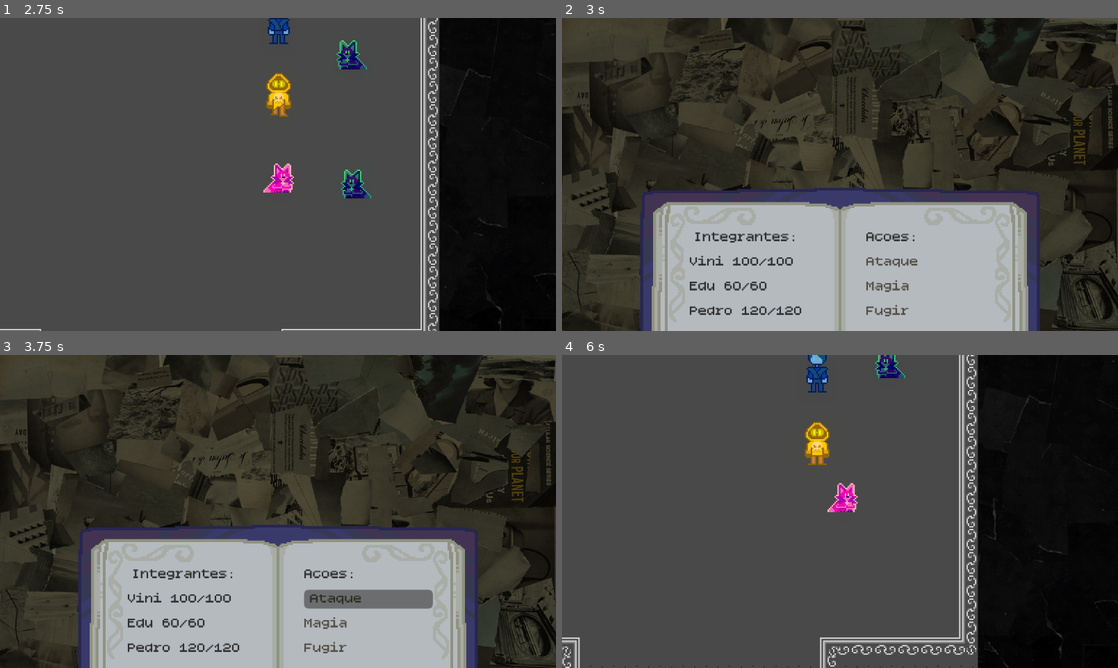
Above: before the commit, frames 1-4 (two rows, left to right).
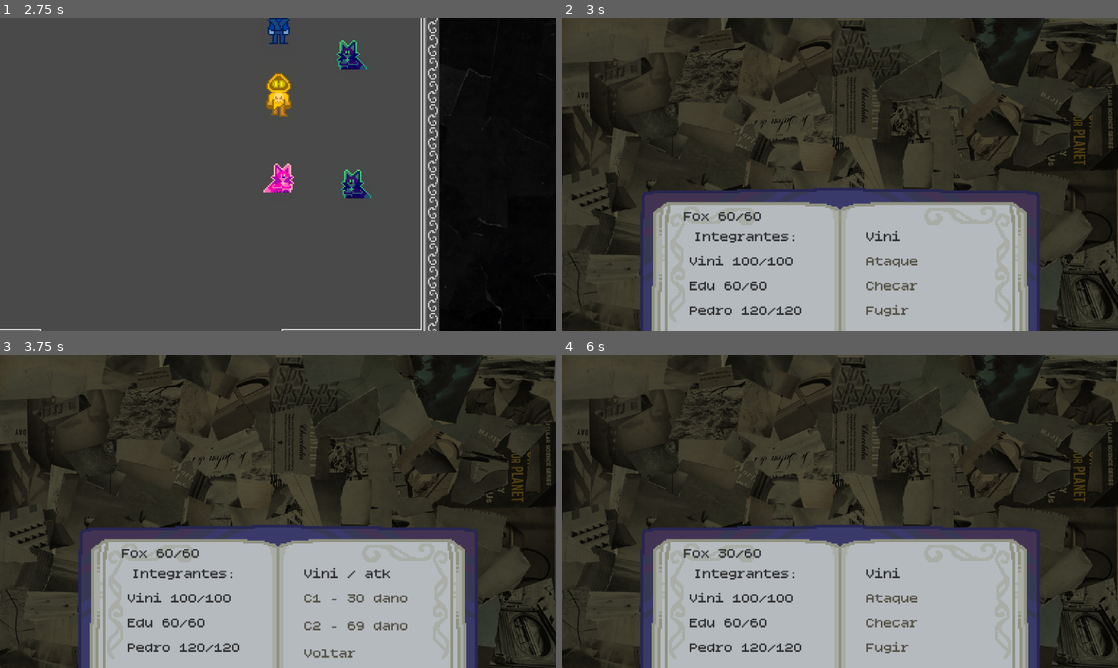
Above: after the commit, the same moments.

Repository: Eduardo3377/Catacumbas-da-expressividade
Game: Godot game, scene res://scenes/managers/game.tscn
Two runs of this game, one before a commit and one after it. Both use one fixed random seed, a clock stepped at 60 frames per second and the inputs below. The engine's default icon, where the game draws it, is replaced by a stand-in: a white triangle on a blue panel in a dark square.
Inputs (mouse positions are in pixels of both pictures, inside the frame that each line leads up to):
- Up to frame 1 (2.75 s): click "Jogar" at 0.5 s; tap Enter (ui_accept) at 1.25, 1.52, 2.27 s; hold D (move_right) 1.28-2.03 s; hold S (move_down) from 2.03 s (still down)
- Up to frame 2 (3 s): release S (move_down) at 2.78 s; hold D (move_right) from 2.78 s (still down)
- Up to frame 3 (3.75 s): release D (move_right) at 3.5 s; click "Ataque" at 3.5 s
- Up to frame 4 (6 s): click (928, 599) at 4.25 s, where only the run after the commit has a clickable "C1 - 30 dano"; click (928, 624) at 5 s, where only the run before the commit has a clickable "Magia"; click (928, 642) at 5.75 s, where only the run after the commit has a clickable "Voltar"

Frame 1 is identical in both runs. In frame 2, 0.4% of the frame differs, in the area x 21-64%, y 62-88%; in frame 3, 2.2%; in frame 4, 86%, in the area x 0-100%, y 0-100%.

Commit message:
combate funciona :pray:

Diff:
--- a/scenes/managers/ui.tscn
+++ b/scenes/managers/ui.tscn
@@ -102,84 +102,124 @@
 size_flags_horizontal = 3
 theme_override_constants/margin_left = 10
 
-[node name="TabContainer" type="TabContainer" parent="combat/HBoxContainer/MarginContainer2" unique_id=27951698]
+[node name="Acoes" type="TabContainer" parent="combat/HBoxContainer/MarginContainer2" unique_id=27951698]
+unique_name_in_owner = true
 layout_mode = 2
 current_tab = 0
 tabs_visible = false
 
-[node name="Acoes" type="VBoxContainer" parent="combat/HBoxContainer/MarginContainer2/TabContainer" unique_id=1035721321]
+[node name="Acoes" type="VBoxContainer" parent="combat/HBoxContainer/MarginContainer2/Acoes" unique_id=1035721321]
 layout_mode = 2
 metadata/_tab_index = 0
 
-[node name="Label" type="Label" parent="combat/HBoxContainer/MarginContainer2/TabContainer/Acoes" unique_id=1856198378]
+[node name="Selected" type="Label" parent="combat/HBoxContainer/MarginContainer2/Acoes/Acoes" unique_id=1856198378]
+unique_name_in_owner = true
 layout_mode = 2
 text = "Acoes:"
 
-[node name="opcoes" type="VBoxContainer" parent="combat/HBoxContainer/MarginContainer2/TabContainer/Acoes" unique_id=935973060]
+[node name="opcoes" type="VBoxContainer" parent="combat/HBoxContainer/MarginContainer2/Acoes/Acoes" unique_id=935973060]
 layout_mode = 2
 size_flags_horizontal = 3
 alignment = 2
 
-[node name="Atk" type="Button" parent="combat/HBoxContainer/MarginContainer2/TabContainer/Acoes/opcoes" unique_id=1633816248]
+[node name="Atk" type="Button" parent="combat/HBoxContainer/MarginContainer2/Acoes/Acoes/opcoes" unique_id=1633816248]
 layout_mode = 2
 text = "Ataque
 "
 alignment = 0
 
-[node name="Cor" type="Button" parent="combat/HBoxContainer/MarginContainer2/TabContainer/Acoes/opcoes" unique_id=1411505944]
+[node name="Checar" type="Button" parent="combat/HBoxContainer/MarginContainer2/Acoes/Acoes/opcoes" unique_id=2007008064]
+layout_mode = 2
+text = "Checar"
+alignment = 0
+
+[node name="Cor" type="Button" parent="combat/HBoxContainer/MarginContainer2/Acoes/Acoes/opcoes" unique_id=1411505944]
+visible = false
 layout_mode = 2
 text = "Magia"
 alignment = 0
 
-[node name="sair" type="Button" parent="combat/HBoxContainer/MarginContainer2/TabContainer/Acoes" unique_id=936987003]
+[node name="sair" type="Button" parent="combat/HBoxContainer/MarginContainer2/Acoes/Acoes" unique_id=936987003]
 layout_mode = 2
 text = "Fugir
 "
 alignment = 0
 
-[node name="Ataque" type="VBoxContainer" parent="combat/HBoxContainer/MarginContainer2/TabContainer" unique_id=1555570833]
+[node name="Ataque" type="VBoxContainer" parent="combat/HBoxContainer/MarginContainer2/Acoes" unique_id=1555570833]
 visible = false
 layout_mode = 2
 metadata/_tab_index = 1
 
-[node name="Atk" type="Label" parent="combat/HBoxContainer/MarginContainer2/TabContainer/Ataque" unique_id=809608319]
+[node name="Atk" type="Label" parent="combat/HBoxContainer/MarginContainer2/Acoes/Ataque" unique_id=809608319]
 unique_name_in_owner = true
 layout_mode = 2
 text = "Ataque:"
 
-[node name="atk1" type="Button" parent="combat/HBoxContainer/MarginContainer2/TabContainer/Ataque" unique_id=171156962]
-unique_name_in_owner = true
-layout_mode = 2
-
-[node name="atk2" type="Button" parent="combat/HBoxContainer/MarginContainer2/TabContainer/Ataque" unique_id=681614852]
-unique_name_in_owner = true
-visible = false
-layout_mode = 2
-
-[node name="atk3" type="Button" parent="combat/HBoxContainer/MarginContainer2/TabContainer/Ataque" unique_id=955086787]
-unique_name_in_owner = true
-layout_mode = 2
-
-[node name="Cor" type="VBoxContainer" parent="combat/HBoxContainer/MarginContainer2/TabContainer" unique_id=939566289]
+[node name="atk1" type="Button" parent="combat/HBoxContainer/MarginContainer2/Acoes/Ataque" unique_id=171156962]
+unique_name_in_owner = true
+layout_mode = 2
+size_flags_vertical = 2
+alignment = 0
+
+[node name="atk2" type="Button" parent="combat/HBoxContainer/MarginContainer2/Acoes/Ataque" unique_id=681614852]
+unique_name_in_owner = true
+layout_mode = 2
+size_flags_vertical = 2
+alignment = 0
+
+[node name="Voltar" type="Button" parent="combat/HBoxContainer/MarginContainer2/Acoes/Ataque" unique_id=955086787]
+unique_name_in_owner = true
+layout_mode = 2
+size_flags_vertical = 2
+text = "Voltar"
+alignment = 0
+
+[node name="Cor" type="VBoxContainer" parent="combat/HBoxContainer/MarginContainer2/Acoes" unique_id=939566289]
 visible = false
 layout_mode = 2
 metadata/_tab_index = 2
 
-[node name="Cor" type="Label" parent="combat/HBoxContainer/MarginContainer2/TabContainer/Cor" unique_id=456391728]
-unique_name_in_owner = true
-layout_mode = 2
-
-[node name="cor1" type="Button" parent="combat/HBoxContainer/MarginContainer2/TabContainer/Cor" unique_id=374352526]
-unique_name_in_owner = true
-layout_mode = 2
-
-[node name="cor2" type="Button" parent="combat/HBoxContainer/MarginContainer2/TabContainer/Cor" unique_id=912914399]
-unique_name_in_owner = true
-layout_mode = 2
-
-[node name="cor3" type="Button" parent="combat/HBoxContainer/MarginContainer2/TabContainer/Cor" unique_id=2007742703]
-unique_name_in_owner = true
-layout_mode = 2
+[node name="Cor" type="Label" parent="combat/HBoxContainer/MarginContainer2/Acoes/Cor" unique_id=456391728]
+unique_name_in_owner = true
+layout_mode = 2
+
+[node name="cor1" type="Button" parent="combat/HBoxContainer/MarginContainer2/Acoes/Cor" unique_id=374352526]
+unique_name_in_owner = true
+layout_mode = 2
+
+[node name="cor2" type="Button" parent="combat/HBoxContainer/MarginContainer2/Acoes/Cor" unique_id=912914399]
+unique_name_in_owner = true
+layout_mode = 2
+
+[node name="cor3" type="Button" parent="combat/HBoxContainer/MarginContainer2/Acoes/Cor" unique_id=2007742703]
+unique_name_in_owner = true
+layout_mode = 2
+
+[node name="Checar" type="VBoxContainer" parent="combat/HBoxContainer/MarginContainer2/Acoes" unique_id=1657568392]
+visible = false
+layout_mode = 2
+metadata/_tab_index = 3
+
+[node name="Label" type="Label" parent="combat/HBoxContainer/MarginContainer2/Acoes/Checar" unique_id=1179169144]
+layout_mode = 2
+text = "Checar:"
+
+[node name="inimigodesc" type="RichTextLabel" parent="combat/HBoxContainer/MarginContainer2/Acoes/Checar" unique_id=2004470190]
+unique_name_in_owner = true
+layout_mode = 2
+fit_content = true
+
+[node name="Voltar2" type="Button" parent="combat/HBoxContainer/MarginContainer2/Acoes/Checar" unique_id=1690221941]
+layout_mode = 2
+text = "Voltar"
+alignment = 0
+
+[node name="inimigo" type="Label" parent="combat" unique_id=602676976]
+layout_mode = 0
+offset_left = 84.0
+offset_top = 131.0
+offset_right = 124.0
+offset_bottom = 144.0
 
 [node name="Dialogo" type="Control" parent="." unique_id=396951711]
 unique_name_in_owner = true
@@ -461,7 +501,14 @@
 toggle_mode = true
 text = "Fullscreen"
 
-[connection signal="pressed" from="combat/HBoxContainer/MarginContainer2/TabContainer/Acoes/sair" to="combat" method="_on_sair_pressed"]
+[connection signal="pressed" from="combat/HBoxContainer/MarginContainer2/Acoes/Acoes/opcoes/Atk" to="combat" method="_on_atk_pressed"]
+[connection signal="pressed" from="combat/HBoxContainer/MarginContainer2/Acoes/Acoes/opcoes/Checar" to="combat" method="_on_checar_pressed"]
+[connection signal="pressed" from="combat/HBoxContainer/MarginContainer2/Acoes/Acoes/opcoes/Cor" to="combat" method="_on_cor_pressed"]
+[connection signal="pressed" from="combat/HBoxContainer/MarginContainer2/Acoes/Acoes/sair" to="combat" method="_on_sair_pressed"]
+[connection signal="pressed" from="combat/HBoxContainer/MarginContainer2/Acoes/Ataque/atk1" to="combat" method="_on_atk_1_pressed"]
+[connection signal="pressed" from="combat/HBoxContainer/MarginContainer2/Acoes/Ataque/atk2" to="combat" method="_on_atk_2_pressed"]
+[connection signal="pressed" from="combat/HBoxContainer/MarginContainer2/Acoes/Ataque/Voltar" to="combat" method="_on_voltar_pressed"]
+[connection signal="pressed" from="combat/HBoxContainer/MarginContainer2/Acoes/Checar/Voltar2" to="combat" method="_on_voltar_2_pressed"]
 [connection signal="pressed" from="menu/MarginContainer/HBoxContainer/1/page1/VBoxContainer/VBoxContainer/Jogar" to="menu" method="_on_jogar_pressed"]
 [connection signal="pressed" from="menu/MarginContainer/HBoxContainer/1/page1/VBoxContainer/VBoxContainer/Opcoes" to="menu" method="_on_opcoes_pressed"]
 [connection signal="pressed" from="menu/MarginContainer/HBoxContainer/1/page1/VBoxContainer/VBoxContainer/Creditos" to="menu" method="_on_creditos_pressed"]
--- a/scripts/ui/combat.gd
+++ b/scripts/ui/combat.gd
@@ -1,62 +1,28 @@
 extends Control
-var idAtual
 var csv: Array = []
 var jogadores: Array = []
 var inimigos: Array = []
+var turno_atual = 0
+
+@onready var acoes: TabContainer = %Acoes
+
 @onready var player_1: Label = %Player1
 @onready var player_2: Label = %Player2
 @onready var player_3: Label = %Player3
+@onready var inimigo: Label = $inimigo
+@onready var inimigodesc: RichTextLabel = %inimigodesc
 
 @onready var atk: Label = %Atk
 @onready var atk_1: Button = %atk1
 @onready var atk_2: Button = %atk2
-@onready var atk_3: Button = %atk3
+
 
 @onready var cor: Label = %Cor
 @onready var cor_1: Button = %cor1
 @onready var cor_2: Button = %cor2
 @onready var cor_3: Button = %cor3
 
-
-func _ready() -> void:
-	var file = FileAccess.open("res://data/combat/TCC CDE - Combat.csv", FileAccess.READ)
-	while not file.eof_reached():
-		var linha = file.get_csv_line()
-		csv.append(linha)
-
-
-# Called every frame. 'delta' is the elapsed time since the previous frame.
-func _process(_delta: float) -> void:
-	pass
-
-#le o csv
-#pega o id do(s) inimigo(s)
-#coloca os integrantes da batalha em dois Arrays, player/inimigos
-#func rodada:
-#while inimigos !== morto:
-#	turno players
-#	turno inimigos
-
-func combat(inimigoId) -> void:
-	jogadores.clear()
-	inimigos.clear()
-
-	jogadores.append(ler_csv(1))
-	jogadores.append(ler_csv(2))
-	jogadores.append(ler_csv(3))
-
-	inimigos.append(ler_csv(inimigoId))
-
-	print(jogadores)
-	print(inimigos)
-	player_1.text = jogadores[0]["nome"] + " " + str(jogadores[0]["hp"]) + "/" + str(jogadores[0]["max_hp"])
-	player_2.text = jogadores[1]["nome"] + " " + str(jogadores[1]["hp"]) + "/" + str(jogadores[1]["max_hp"])
-	player_3.text = jogadores[2]["nome"] + " " + str(jogadores[2]["hp"]) + "/" + str(jogadores[2]["max_hp"])
-
-	turno(jogadores, 0)
-	turno(jogadores, 1)
-	turno(jogadores, 2)
-	turno(inimigos, inimigoId)
+@onready var selected: Label = %Selected
 
 func ler_csv(id) -> Dictionary:
 	var linha = csv[id]
@@ -85,20 +51,116 @@
 	}
 	return personagem
 
-func turno(time, id):
-	if time == jogadores:
-		atk.text = jogadores[id]["nome"] + " / atk"
-		atk_1.text = jogadores[id]["ataques"][0]["nome"]
-		atk_2.text = jogadores[id]["ataques"][1]["nome"]
-		atk_3.text = jogadores[id]["ataques"][2]["nome"]
+func _ready() -> void:
+	var file = FileAccess.open("res://data/combat/TCC CDE - Combat.csv", FileAccess.READ)
+	while not file.eof_reached():
+		var linha = file.get_csv_line()
+		csv.append(linha)
 
-		cor.text = jogadores[id]["nome"] + " / cor"
-		cor_1.text = jogadores[id]["cor"]
-		cor_2.text = jogadores[id]["cor"]
-		cor_3.text = jogadores[id]["cor"]
-	pass
+func combat(inimigoId) -> void:
+	jogadores.clear()
+	inimigos.clear()
+
+	turno_atual = 0
+	acoes.current_tab = 0
+
+	carregar_jogadores()
+	carregar_inimigo(inimigoId)
+
+	atualizar_interface()
+
+	print(jogadores)
+	print(inimigos)
+
+func carregar_jogadores() -> void:
+	jogadores.append(ler_csv(1))
+	jogadores.append(ler_csv(2))
+	jogadores.append(ler_csv(3))
+
+func carregar_inimigo(id) -> void:
+	inimigos.append(ler_csv(id))
+
+func atualizar_interface() -> void:
+	player_1.text = texto_hp(jogadores[0])
+	player_2.text = texto_hp(jogadores[1])
+	player_3.text = texto_hp(jogadores[2])
+	inimigo.text = texto_hp(inimigos[0])
+	var jogador = jogadores[turno_atual]
+	selected.text = jogador["nome"]
+	atk.text = jogador["nome"] + " / atk"
+
+	atk_1.text = jogador["ataques"][0]["nome"] + " - " + str(jogador["ataques"][0]["dano"]) + " dano"
+	atk_2.text = jogador["ataques"][1]["nome"] + " - " + str(jogador["ataques"][1]["dano"]) + " dano"
+
+	inimigodesc.text = (
+		texto_hp(inimigos[0]) + "\n" +
+		inimigos[0]["ataques"][0]["nome"] + " - " + str(inimigos[0]["ataques"][0]["dano"]) + " dano\n" +
+		inimigos[0]["ataques"][1]["nome"] + " - " + str(inimigos[0]["ataques"][1]["dano"]) + " dano\n"
+	)
+
+func texto_hp(personagem: Dictionary) -> String:
+	return personagem["nome"] + " " + str(personagem["hp"]) + "/" + str(personagem["max_hp"])
+
+func atacar(ataque_id) -> void:
+	var jogador = jogadores[turno_atual]
+	var ataque = jogador["ataques"][ataque_id]
+	var alvo = inimigos[0]
+
+	alvo["hp"] -= ataque["dano"]
+
+	if alvo["hp"] < 0:
+		alvo["hp"] = 0
+		fim(1)
+
+	atualizar_interface()
+
+
+func fim(status):
+	if status == 1:
+		print("VENCEU")
+	elif status == 0:
+		print("PERDEU")
+	get_tree().paused = false
+	hide()
+
+func proximo_turno() -> void:
+	turno_atual += 1
+	acoes.current_tab = 0
+	if turno_atual >= jogadores.size():
+		turno_atual = 0
+
 
 func _on_sair_pressed() -> void:
 	print("saiu")
 	get_tree().paused = false
 	hide()
+
+func _on_atk_pressed() -> void:
+	acoes.current_tab = 1
+	pass # Replace with function body.
+
+
+func _on_cor_pressed() -> void:
+	acoes.current_tab = 2
+	pass # Replace with function body.
+
+
+func _on_checar_pressed() -> void:
+	acoes.current_tab = 3
+	pass # Replace with function body.
+
+func _on_atk_1_pressed() -> void:
+	atacar(0)
+	proximo_turno()
+
+func _on_atk_2_pressed() -> void:
+	atacar(1)
+	proximo_turno()
+
+
+func _on_voltar_pressed() -> void:
+	acoes.current_tab = 0
+
+func _on_voltar_2_pressed() -> void:
+	acoes.current_tab = 0
+	pass # Replace with function body.
